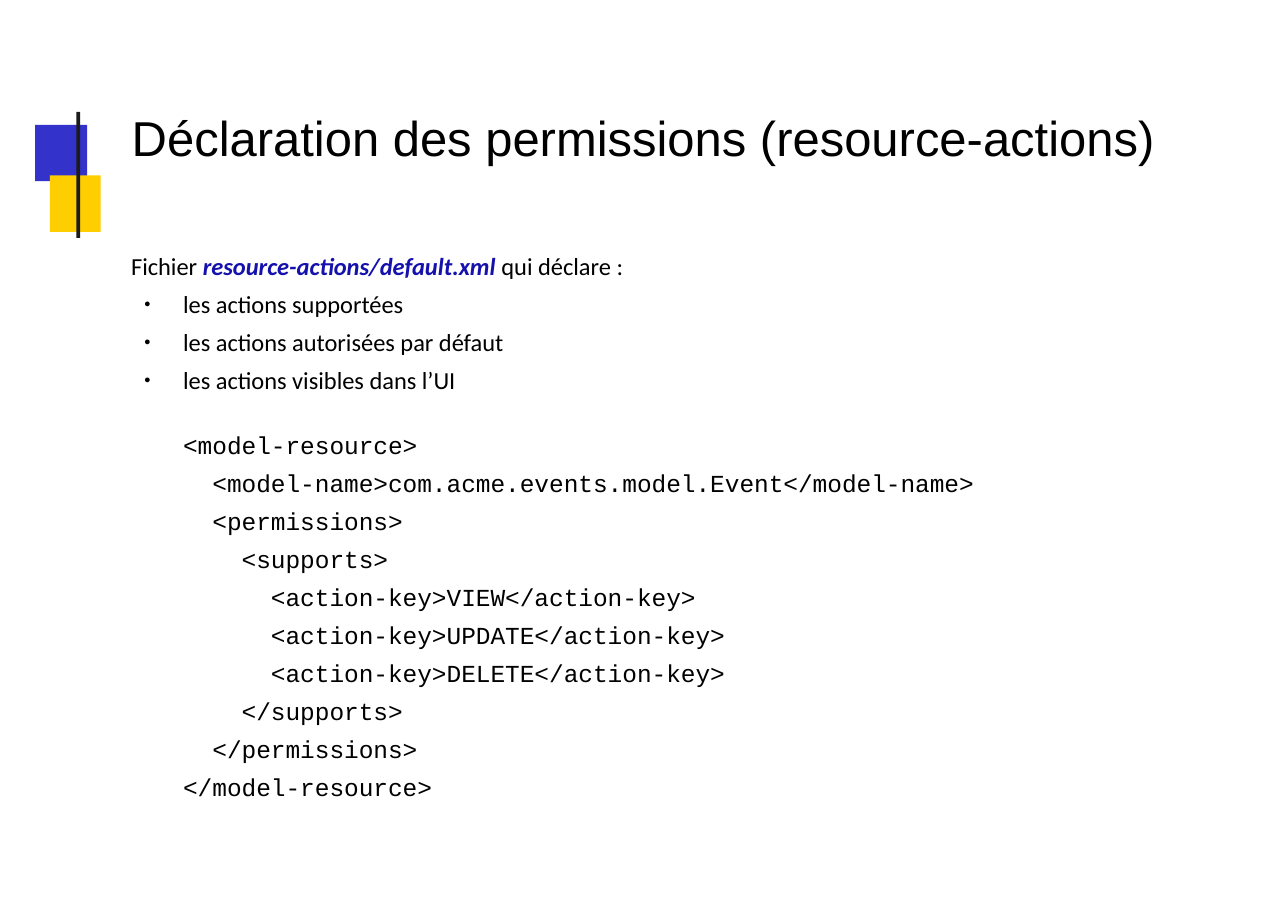
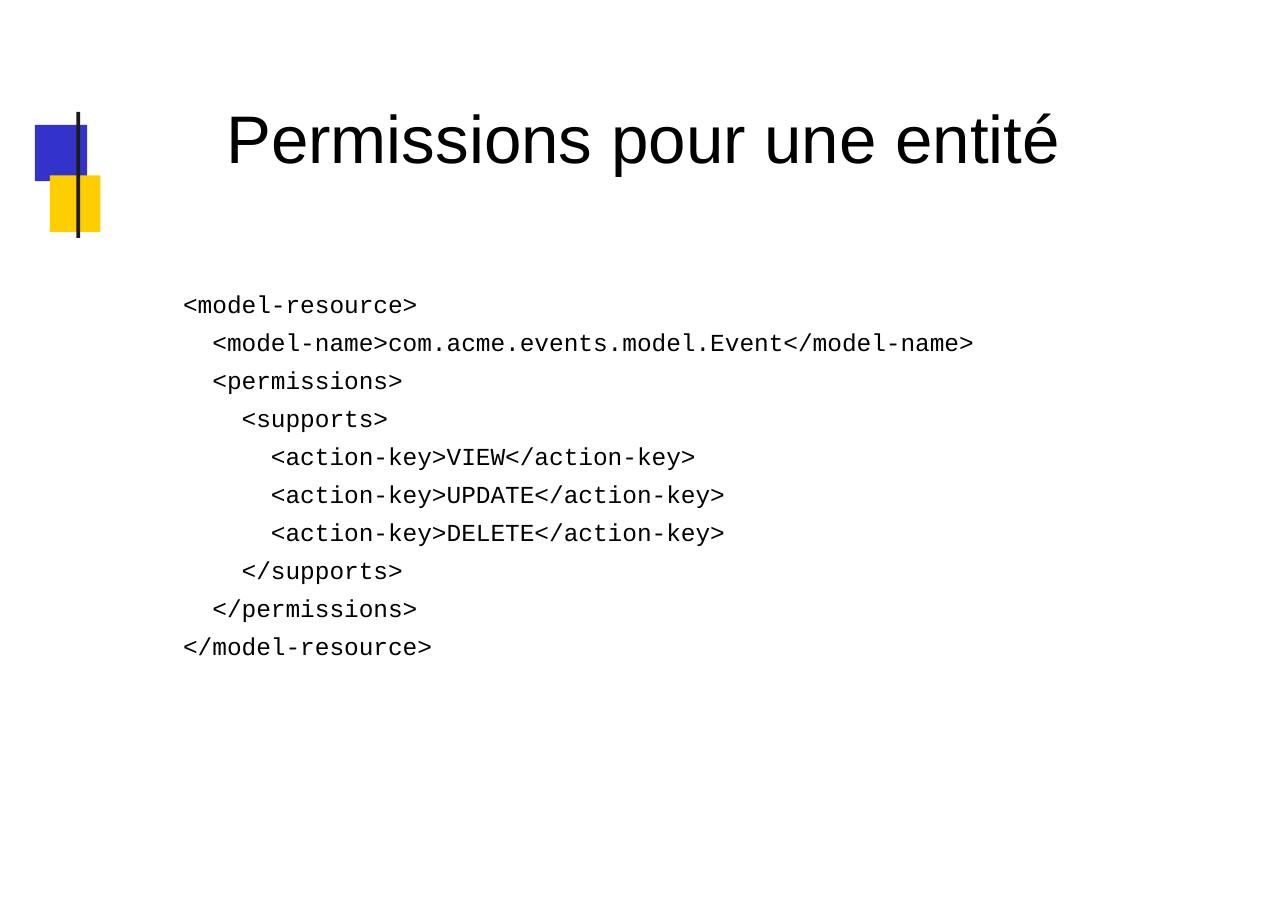
Before and after one commit to dthibau/liferay, a slide deck: slide 172 of Lrd7.pptx (slide 158 before the commit). Drawn at 1288x910 pixels with LibreOffice and Linux fonts; fonts in the diff are those of the drawing; background and template pictures are left out. Boxes give left, top, right and bottom in pixels: in the first picture for what was removed or moved away, otherwise in the second. Text is boxed around its words. In the diff, an @@ line names an element or a change of style, - is before the commit and + after.

Commit message:
Permissions

```diff
--- a/Lrd7.pptx
+++ b/Lrd7.pptx
@@ title at [226, 113, 1059, 176]: text changed; size 32 to 44 pt @@
-Déclaration des permissions (resource-actions)
+Permissions pour une entité
@@ text at [131, 258, 611, 389]: paragraphs removed @@
-Fichier resource-actions/default.xml qui déclare :
-● les actions supportées
-● les actions autorisées par défaut
-● les actions visibles dans l’UI
```
Also in this commit, not shown: 41 other slides changed, 20 slides added, 6 slides removed, 6 other files.
